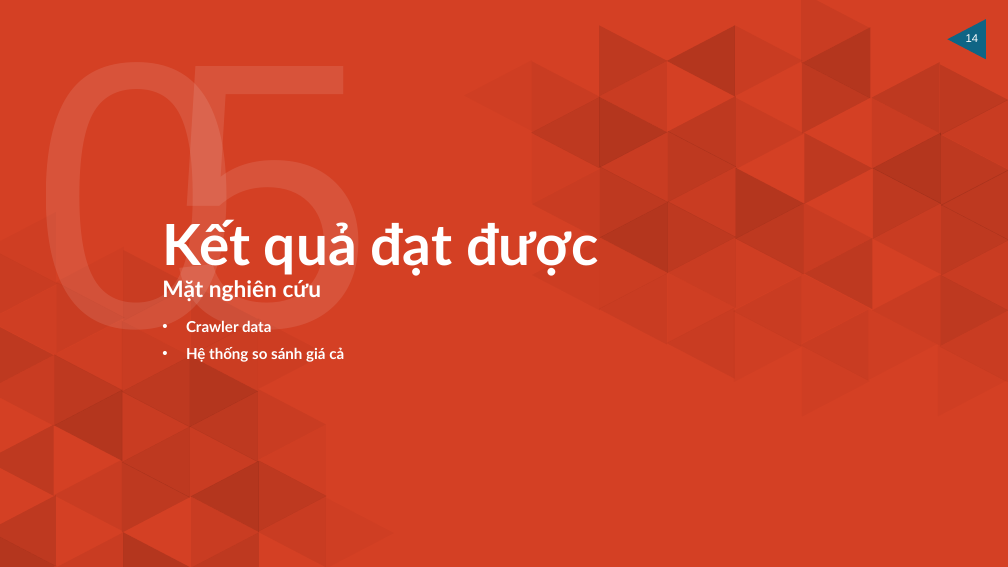
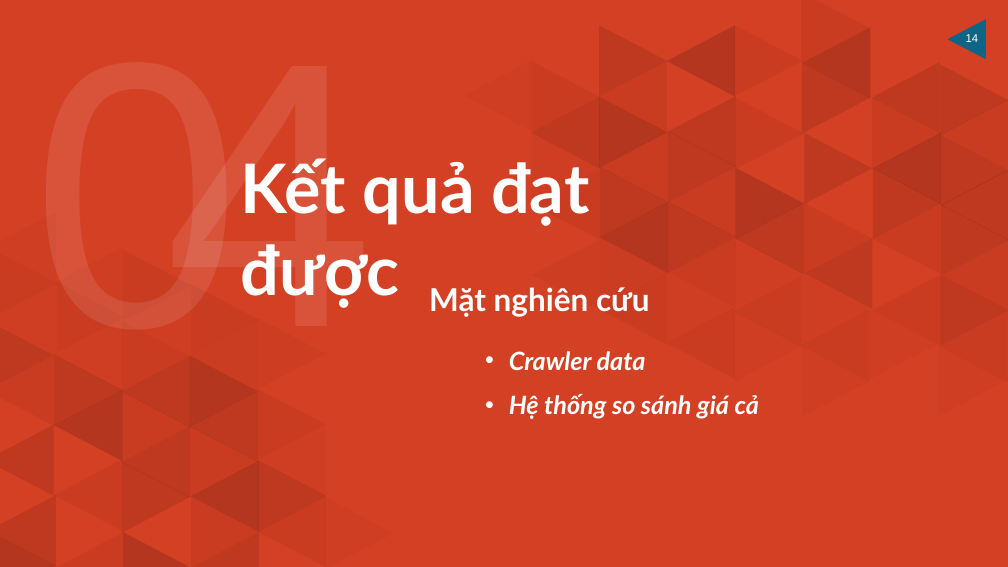
Before and after one commit to HaiUIT-zz/Price-Compare-System, a slide deck: slide 14 of presentation/final-file-present/Report-Project-14012018.pptx. Drawn at 1008x567 pixels with LibreOffice and Linux fonts; fonts in the diff are those of the drawing. Boxes give left, top, right and bottom in pixels: in the first picture for what was removed or moved away, otherwise in the second. Text is boxed around its words. In the diff, an @@ line names an element or a change of style, - is before the commit and + after.

```diff
--- a/presentation/final-file-present/Report-Project-14012018.pptx
+++ b/presentation/final-file-present/Report-Project-14012018.pptx
@@ text "Kết quả đạt được": place and size @@
-text "Kết quả đạt được" at (162,219,598,276)
+text "Kết quả đạt được" at (241,158,589,308)
@@ text "Kết quả đạt được" at (241,158,589,308): size 54 to 65 pt @@
@@ text at (164,158,374,308): text changed @@
-5
+4
@@ text "Mặt nghiên cứu": place and size @@
-text "Mặt nghiên cứu" at (162,277,322,301)
+text "Mặt nghiên cứu" at (429,287,650,317)
@@ text "Mặt nghiên cứu" at (429,287,650,317): size 21.6 to 30 pt @@
@@ text "Crawler data": place and size @@
-text "Crawler data" at (186,320,344,362)
+text "Crawler data" at (509,351,759,419)
@@ text "Crawler data" at (509,351,759,419): size 14.4 to 24 pt, italic on; more space between paragraphs @@
```
Also in this commit, not shown: 10 other slides changed, 1 slide added, 2 slides removed.
